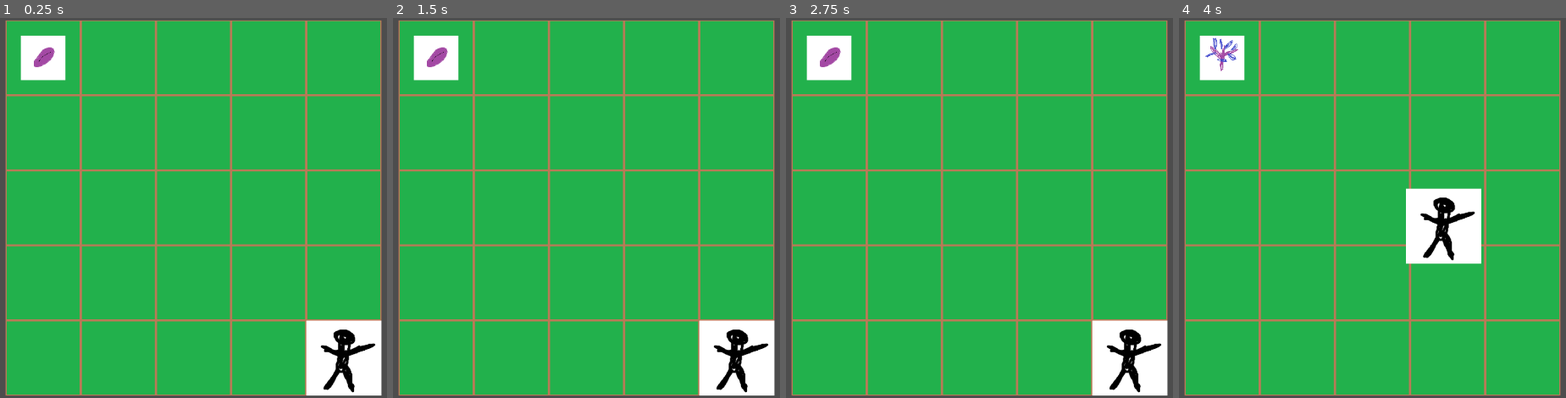
Above: before the commit, frames 1-4 (left to right).
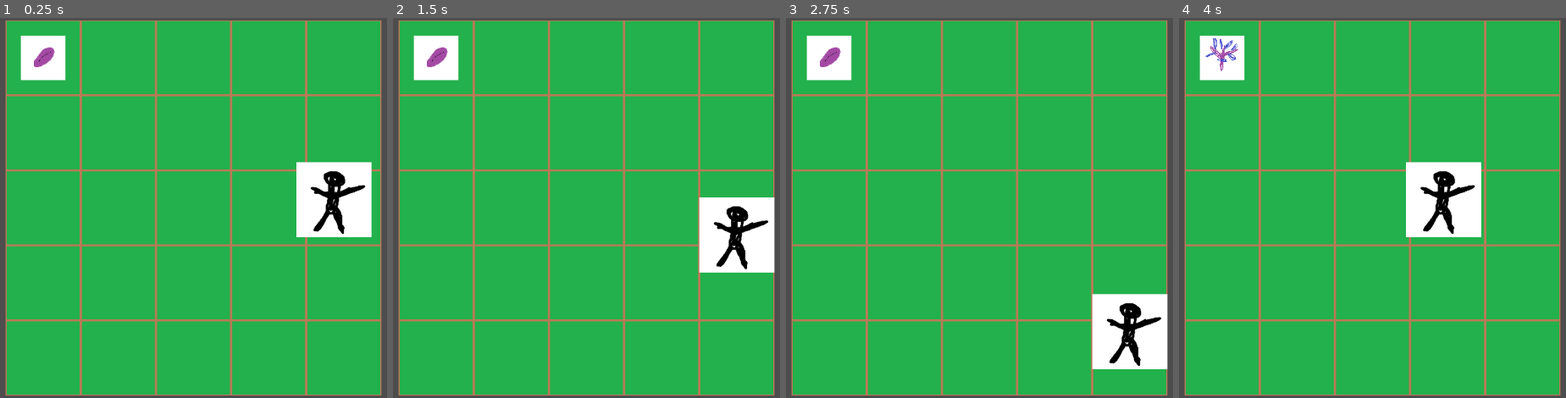
Above: after the commit, the same moments.

Repository: JuliuszMaretzky/Deptacz
Game: Godot game, scene res://_scenes/main.tscn
The game is run twice, just before and just after one commit, with the same random seed, the same clock (stepped at 60 frames per second) and the same inputs. The project has no main scene, so this scene is started directly.
Inputs:
- Up to frame 1 (0.25 s): no input
- Up to frame 2 (1.5 s): tap Enter at 0.5 s; hold D (moveRight) 0.53-1.28 s; tap Space at 1.25 s; hold S (moveDown) from 1.28 s (still down)
- Up to frame 3 (2.75 s): release S (moveDown) at 2.03 s; hold D (moveRight) from 2.03 s (still down)
- Up to frame 4 (4 s): tap Enter at 2.75 s; release D (moveRight) at 2.78 s; hold W (moveUp) 2.78-3.53 s; hold Left (moveLeft) from 3.53 s (still down)

The runs differ from the first frame. In frame 1, 7.8% of the frame differs, in the area x 76-99%, y 37-100%; in frame 2, 7.8%, in the area x 78-99%, y 47-100%; in frame 3, 3.5%; in frame 4, 3.5%.
Error after the commit: Invalid assignment of property or key 'actualTileCoords' with value of type 'Vector2' on a base object of type 'Area2D (Gardener)'. (res://_scripts/GameManager…

Commit message:
gardener script cleanup

Diff:
--- a/Deptacz/_scripts/gardener.gd
+++ b/Deptacz/_scripts/gardener.gd
@@ -3,40 +3,22 @@
 
 @onready var game_manager = %GameManager
 @export var speed = 300
-var canMove = false
-var actualTileCoords = Vector2(-1, -1)
 var direction = Vector2.ZERO
 
 func _process(delta):
-	if !canMove:
-		return
-
 	moveGardener(delta)
 
 func moveGardener(delta):
-	#var actualTilePosition = game_manager.lawn[actualTileCoords.x][actualTileCoords.y].position
-	#if (actualTilePosition - position).length() < 3:
-		#direction = Vector2.ZERO
-		#position = actualTilePosition
 	direction = Vector2.ZERO
 	if Input.is_action_pressed("moveUp"):
-			#if actualTileCoords.y > 0:
-				#actualTileCoords.y -= 1
 		direction += Vector2(0, -1)
 	if Input.is_action_pressed("moveDown"):
-			#if actualTileCoords.y < game_manager.lawnHeight-1:
-				#actualTileCoords.y += 1
 		direction += Vector2(0, 1)
 	if Input.is_action_pressed("moveLeft"):
-			#if actualTileCoords.x > 0:
-				#actualTileCoords.x -= 1
 		direction += Vector2(-1, 0)
 	if Input.is_action_pressed("moveRight"):
-			#if actualTileCoords.x < game_manager.lawnWidth-1:
-				#actualTileCoords.x += 1
 		direction += Vector2(1, 0)
 
-	#direction = direction.normalized()
 	translate(direction * speed * delta)
 	if position.x > game_manager.lawn[game_manager.lawnWidth-1][0].position.x:
 		position.x = game_manager.lawn[game_manager.lawnWidth-1][0].position.x
